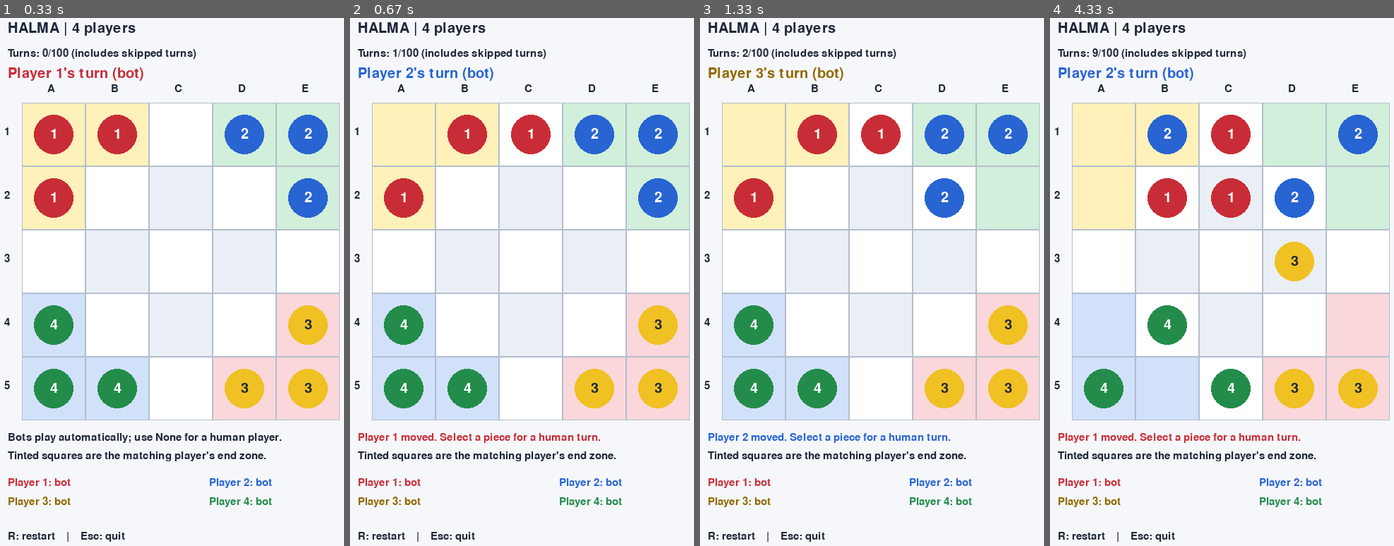
Above: before the commit, frames 1-4 (left to right).
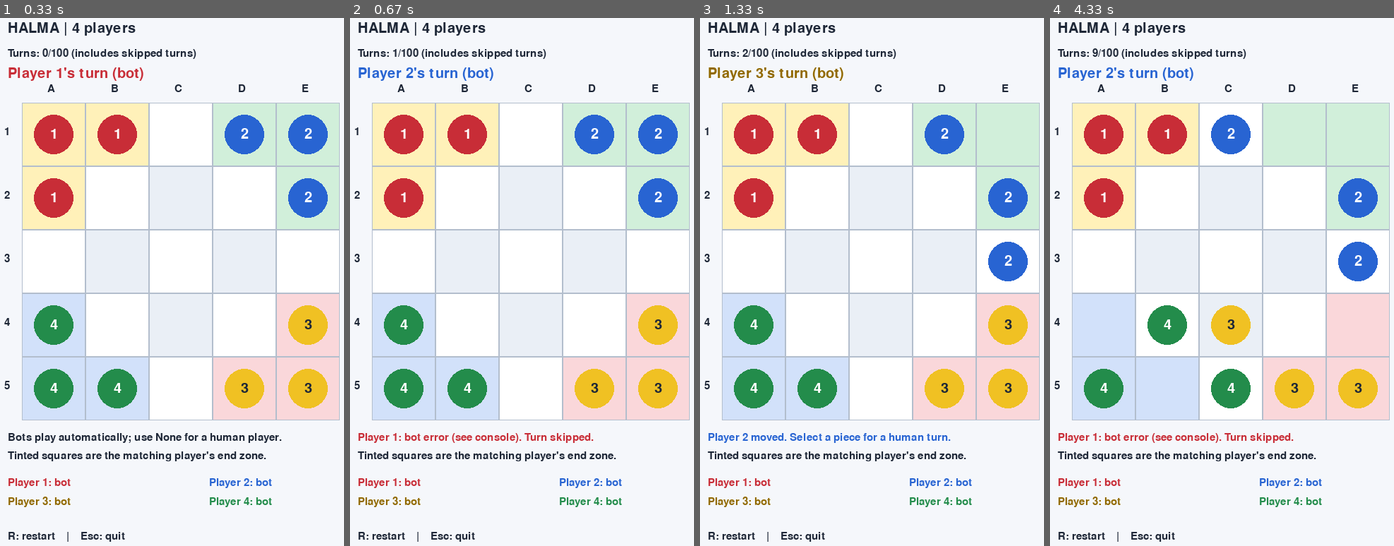
Above: after the commit, the same moments.

Repository: Odhranv/Chinese-Checkers
Game: pygame game, started from halma_pygame_4players.py
The game is run twice, just before and just after one commit, with the same random seed, the same clock (stepped at 60 frames per second) and the same inputs.
Inputs:
- Up to frame 1 (0.33 s): no input
- Up to frame 2 (0.67 s): no input
- Up to frame 3 (1.33 s): no input
- Up to frame 4 (4.33 s): no input

Frame 1 is identical in both runs. In frame 2, 1.8% of the frame differs, in the area x 9-73%, y 18-81%; in frame 3, 4.0%; in frame 4, 8.5%, in the area x 9-96%, y 18-81%.

Commit message:
Enable tree vizualisation

Diff:
--- a/halma_pygame_4players.py
+++ b/halma_pygame_4players.py
@@ -27,7 +27,7 @@
 from AI_Player_Team12 import AI_Player_Team12
 
 MAXIMUM_MOVE_LIMIT: int = 100  # Total turns across all four players, including skipped turns.
-VISUALIZE_SEARCH_TREE: bool = False # This is here to match the function signature, the random bot does not visualize anything
+VISUALIZE_SEARCH_TREE: bool = True # This is here to match the function signature, the random bot does not visualize anything
 BOT_DELAY_MS: int = 450
 
 INITIAL_BOARD: List[List[int]] = initial_pos
